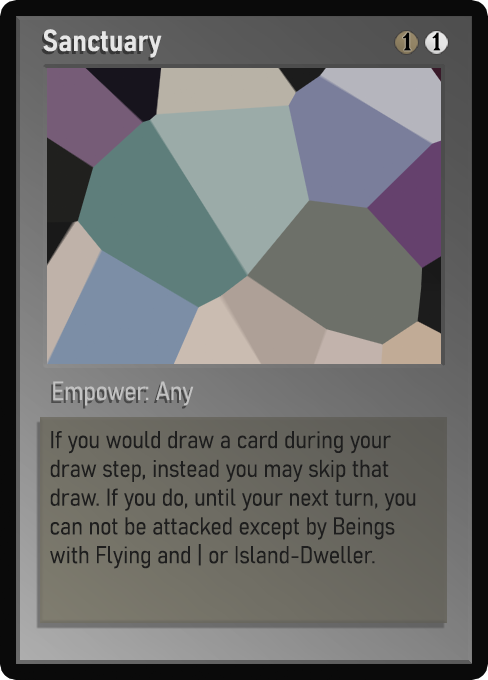
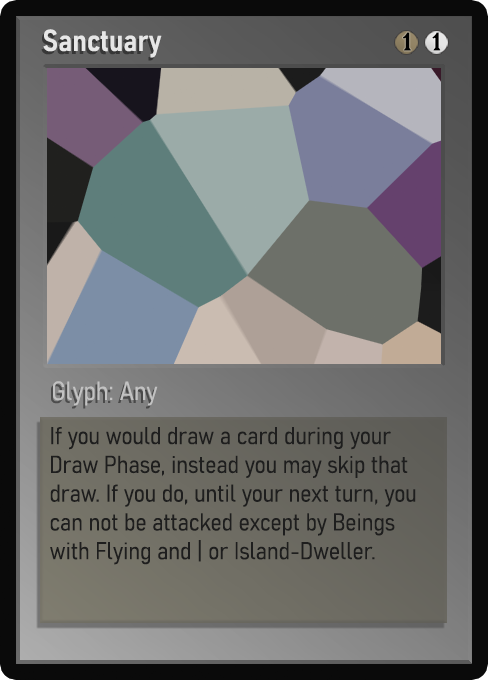
Before/after of a 488×680 layered artwork. What changed in the layer stack:
painted on "Class" over [53,381,194,406]
painted on "Desc_norm" over [50,427,416,569]
